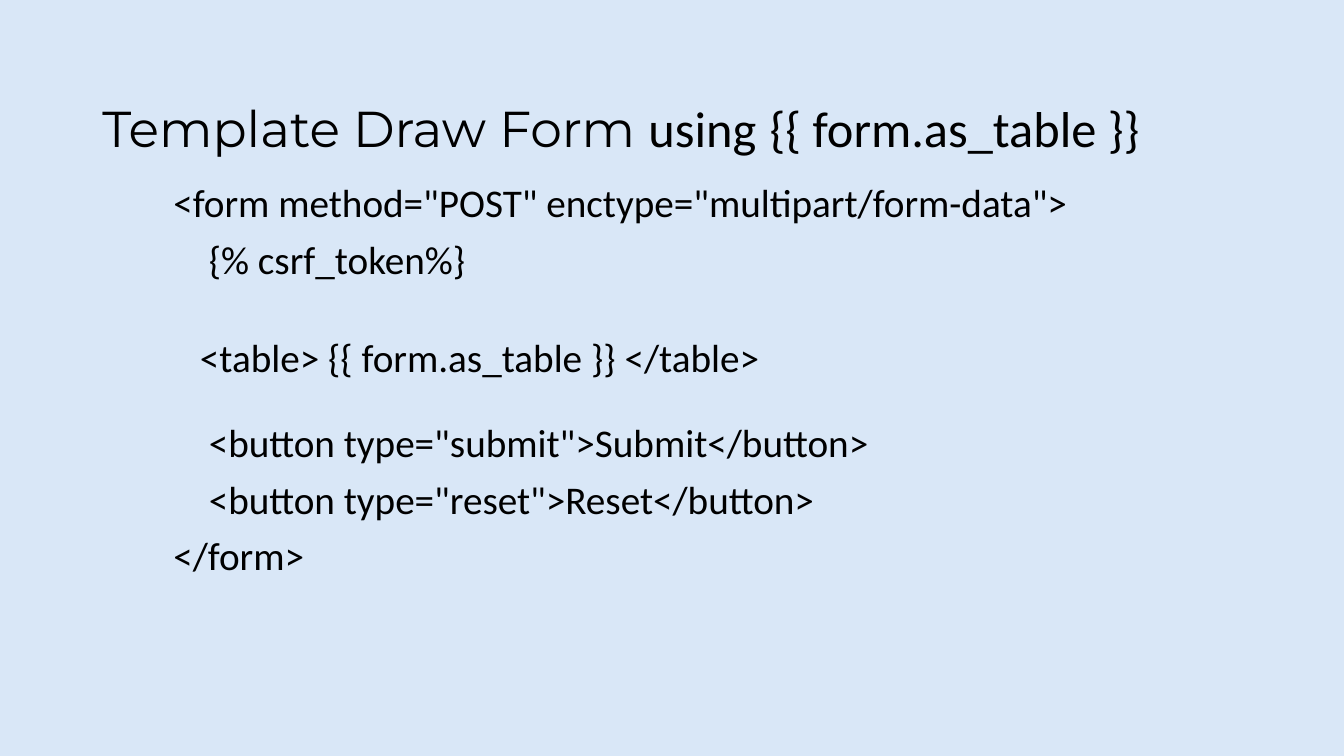
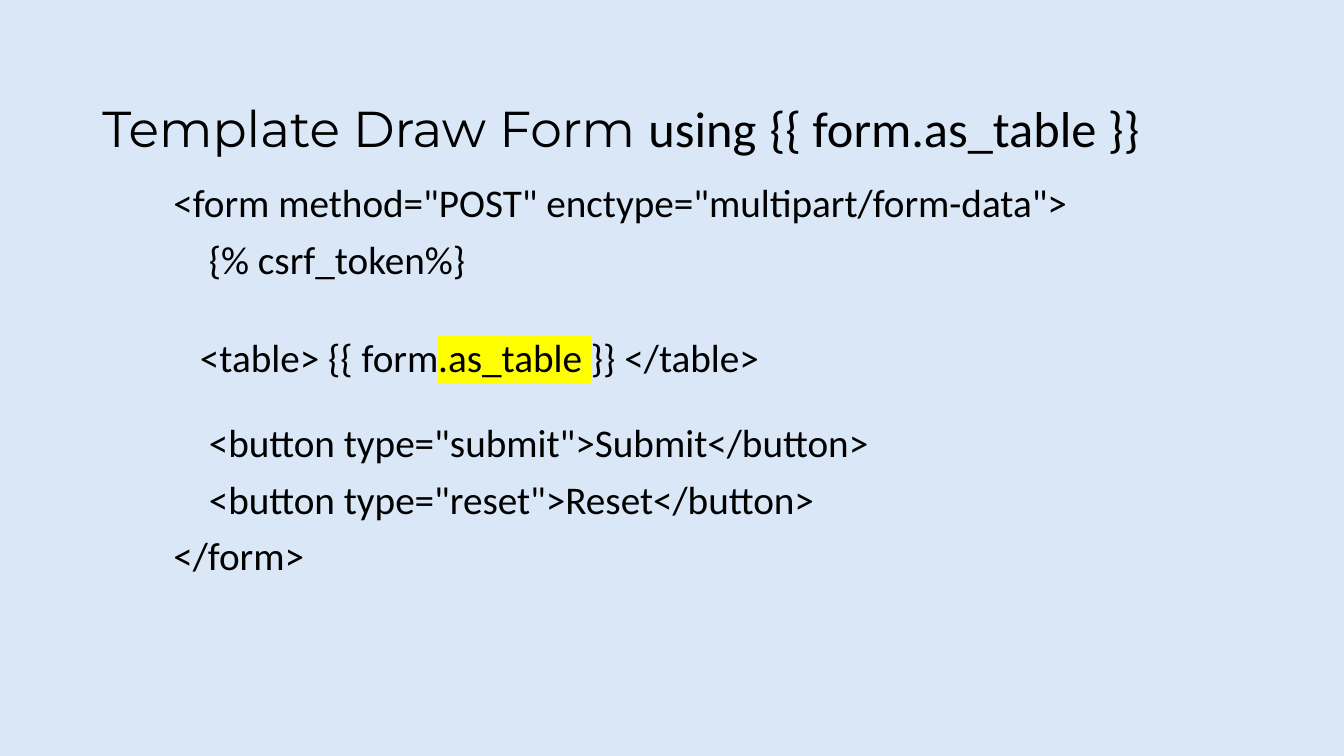
Before and after one commit to rafie-tarabay/BUE, a slide deck: slide 35 of django.pptx (slide 33 before the commit). Drawn at 1344x756 pixels with LibreOffice and Linux fonts; fonts in the diff are those of the drawing; background and template pictures are left out. Boxes give left, top, right and bottom in pixels: in the first picture for what was removed or moved away, otherwise in the second. Text is boxed around its words. In the diff, an @@ line names an element or a change of style, - is before the commit and + after.

```diff
--- a/django.pptx
+++ b/django.pptx
@@ text at (x1=200, y1=340, x2=868, y2=464): highlight none to #FFFF00 in "form.as_table" @@
```
Also in this commit, not shown: 6 other slides changed, 10 slides added.
